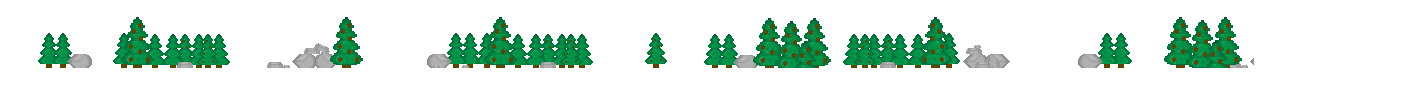
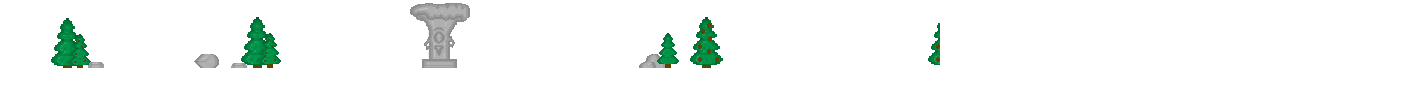
Layer changes from the first 1408x93 image to the second:
showed group "1-4" (31 layers) over left=38, top=3, right=1254, bottom=68
hid group "1-1" (28 layers) over left=38, top=3, right=1254, bottom=68
